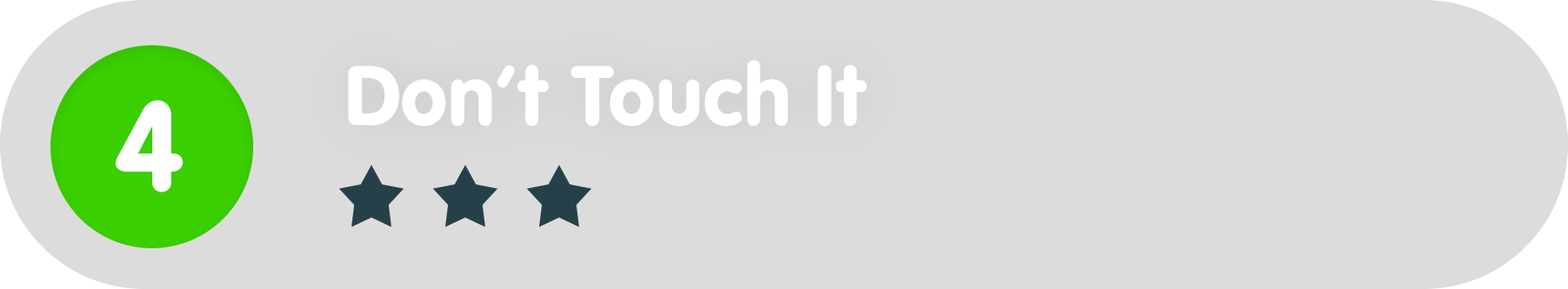
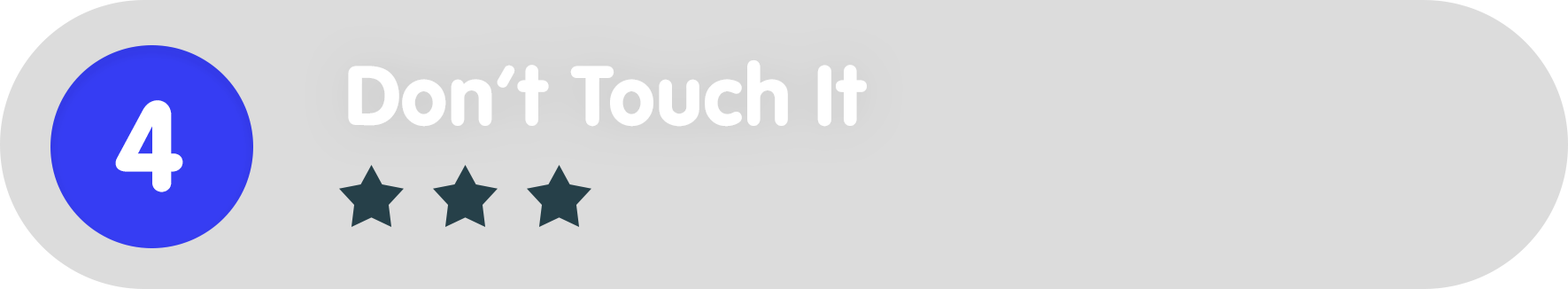
The second 1568×289 image is a revision of the first. Changes to its layers:
painted on "Ellipse_green" over [50, 45, 254, 248]
